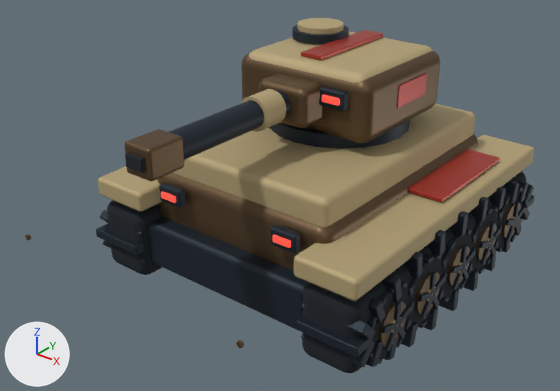
The glTF model src/assets/reborn/animation/tank-1.glb, before and after one commit.
Before and after are seen from a 50 mm lens placed at (2.49, -3.56, 2.6), pointed at (-0.03, -0.4, 0.64). Every picture has the same lights, and +X, +Y and +Z are marked at lower left. The picture after the commit comes second. Where no turn or scale is listed for an object, it has been applied to the vertices.

Objects in the first picture: 'Barrel_370', 'CeramicHull_2', 'CeramicTrackGuard_139', 'CeramicTrackGuard_304', 'GuardStripe_305', 'GunMantlet_369', 'HullBronze_1', 'MuzzleBrake_372', 'TrackCavity_168', 'TrackCavity_3', 'TrackedChassis_0', 'TurretCeramic_351', 'TurretHousing_350' and 81 more.
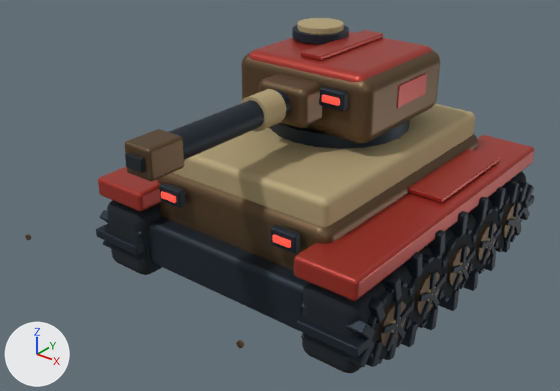
Diff of the bpy script that builds the scene:
```diff
--- a/src/assets/reborn/animation/tank-1.glb.py
+++ b/src/assets/reborn/animation/tank-1.glb.py
@@ me_mesh_9 @@
 me_mesh_9.from_pydata(...)  # 152 vertices, 300 faces; spans x -0.19..0.19, y -1.02..1.02, z -0.06..0.06
-me_mesh_9.materials.append(mat_atlas_sand_ceramic)  # beige #b9a77c
+me_mesh_9.materials.append(mat_atlas_faction_enamel)  # red #a93429
@@ me_mesh_20 @@
 me_mesh_20.from_pydata(...)  # 152 vertices, 300 faces; spans x -0.415..0.415, y -0.4..0.4, z -0.155..0.155
-me_mesh_20.materials.append(mat_atlas_sand_ceramic)  # beige #b9a77c
+me_mesh_20.materials.append(mat_atlas_faction_enamel)  # red #a93429
```

Location of each change, [x1, y1, x2, y2] in pixels of the pictures (560 x 391 px):
'CeramicTrackGuard_304', recoloured (beige to red)
    both: [294, 135, 534, 301]
'TurretCeramic_351', recoloured (beige to red)
    both: [249, 31, 433, 83]
'CeramicTrackGuard_139', recoloured (beige to red)
    both: [98, 167, 162, 211]
